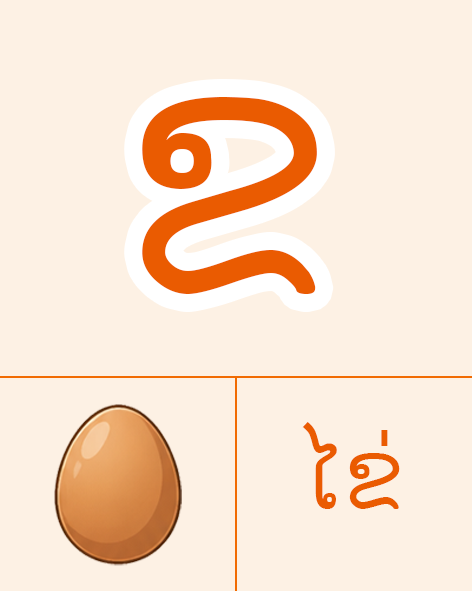
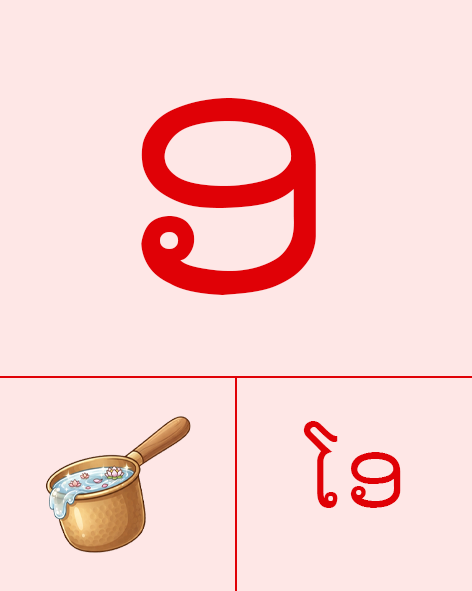
Before/after of a (472, 591) layered artwork. What changed in the layer stack:
added group "26" with 7 layers above "25" over [0, 0, 472, 591]
added layer "Layer 29" in group "26" over [45, 416, 191, 553]
added group "line" (2nd of 27, in "26") with 2 layers in group "26" over [0, 376, 472, 591]
added layer "Shape 2" (3rd of 54, in "26" › "line") in group "line" over [0, 376, 472, 378]
added layer "Shape 2" (4th of 54, in "26" › "line") in group "line" over [235, 378, 237, 591]
added layer "ໂອ" in group "26" over [303, 421, 401, 508]
added layer "ອ" in group "26" over [141, 98, 316, 295]
added layer "2" (2nd of 27, in "26") in group "26" over [0, 0, 472, 591]
hid group "2" (26th of 27) (7 layers) over [0, 0, 472, 591]
